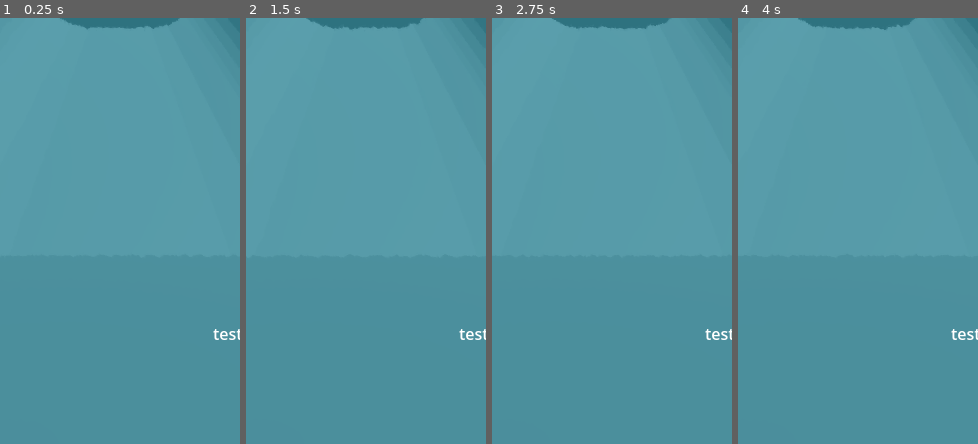
Above: before the commit, frames 1-4 (left to right).
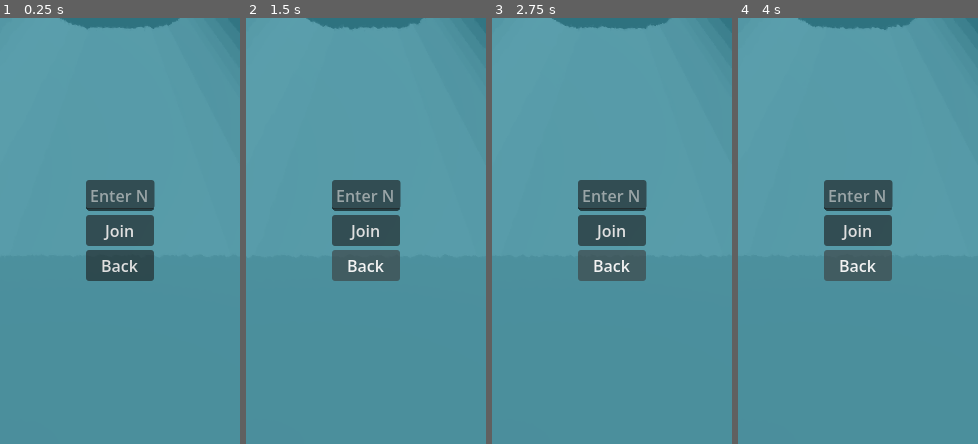
Above: after the commit, the same moments.

Repository: eikap/ggj-2026
Game: Godot game, scene res://FelixTest/ShaderTest.tscn
Two runs of this game, one before a commit and one after it. Both use one fixed random seed, a clock stepped at 60 frames per second and the inputs below. This scene is started directly instead of the project's main scene.
Inputs (mouse positions are in pixels of both pictures, inside the frame that each line leads up to):
- Up to frame 1 (0.25 s): no input
- Up to frame 2 (1.5 s): click (366, 231) at 0.5 s, where only the run after the commit has a clickable "Join"; click (366, 265) at 1.25 s, where only the run after the commit has a clickable "Back"
- Up to frame 3 (2.75 s): no input
- Up to frame 4 (4 s): no input

The runs differ from the first frame. In frame 1, 6.4% of the frame differs, in the area x 35-100%, y 38-76%; in frame 2, 6.4%; in frame 3, 6.4%; in frame 4, 6.4%.

Commit message:
Update ShaderTest.tscn

Diff:
--- a/FelixTest/ShaderTest.tscn
+++ b/FelixTest/ShaderTest.tscn
@@ -42,7 +42,7 @@
 shader_parameter/water_color = Color(0, 0.6651851, 0.7977378, 1)
 shader_parameter/absorption_strength = 0.4
 
-[node name="CanvasLayer" type="Node3D" unique_id=2126700684]
+[node name="3DNode" type="Node3D" unique_id=2126700684]
 
 [node name="Camera3D" type="Camera3D" parent="." unique_id=559224702]
 transform = Transform3D(1, 0, 0, 0, 1, 0, 0, 0, 1, 0, 5.6301413, 0)
@@ -62,9 +62,9 @@
 preprocess = 1.0
 process_material = SubResource("ParticleProcessMaterial_kcq1m")
 
-[node name="Node3D" type="CanvasLayer" parent="." unique_id=1861124551]
+[node name="CanvasLayer" type="CanvasLayer" parent="." unique_id=1861124551]
 
-[node name="GridContainer" type="GridContainer" parent="Node3D" unique_id=1669460682]
+[node name="GridContainer" type="GridContainer" parent="CanvasLayer" unique_id=1669460682]
 visible = false
 anchors_preset = 15
 anchor_right = 1.0
@@ -74,7 +74,7 @@
 size_flags_horizontal = 3
 size_flags_vertical = 3
 
-[node name="ColorRect" type="ColorRect" parent="Node3D" unique_id=33011108]
+[node name="ColorRect" type="ColorRect" parent="CanvasLayer" unique_id=33011108]
 material = SubResource("ShaderMaterial_5xmn5")
 custom_minimum_size = Vector2(0, 50)
 anchors_preset = 15
@@ -85,12 +85,39 @@
 size_flags_horizontal = 3
 size_flags_vertical = 3
 
-[node name="VBoxContainer" type="VBoxContainer" parent="Node3D" unique_id=733762074]
-offset_left = 213.0
-offset_top = 304.0
-offset_right = 714.0
-offset_bottom = 564.0
+[node name="CenterContainer" type="CenterContainer" parent="CanvasLayer" unique_id=1567623227]
+anchors_preset = 15
+anchor_right = 1.0
+anchor_bottom = 1.0
+grow_horizontal = 2
+grow_vertical = 2
+size_flags_horizontal = 3
 
-[node name="Label" type="Label" parent="Node3D/VBoxContainer" unique_id=1198043554]
+[node name="VBoxContainer" type="VBoxContainer" parent="CanvasLayer/CenterContainer" unique_id=1565532509]
+visible = false
 layout_mode = 2
-text = "test"
+
+[node name="Button" type="Button" parent="CanvasLayer/CenterContainer/VBoxContainer" unique_id=653147638]
+layout_mode = 2
+text = "Start"
+
+[node name="Button3" type="Button" parent="CanvasLayer/CenterContainer/VBoxContainer" unique_id=224404599]
+layout_mode = 2
+text = "Exit
+"
+
+[node name="VBoxContainer2" type="VBoxContainer" parent="CanvasLayer/CenterContainer" unique_id=788134208]
+layout_mode = 2
+
+[node name="LineEdit" type="LineEdit" parent="CanvasLayer/CenterContainer/VBoxContainer2" unique_id=351148798]
+layout_mode = 2
+placeholder_text = "Enter Name"
+
+[node name="Button" type="Button" parent="CanvasLayer/CenterContainer/VBoxContainer2" unique_id=523675643]
+layout_mode = 2
+text = "Join"
+
+[node name="Button3" type="Button" parent="CanvasLayer/CenterContainer/VBoxContainer2" unique_id=974268023]
+layout_mode = 2
+text = "Back
+"
